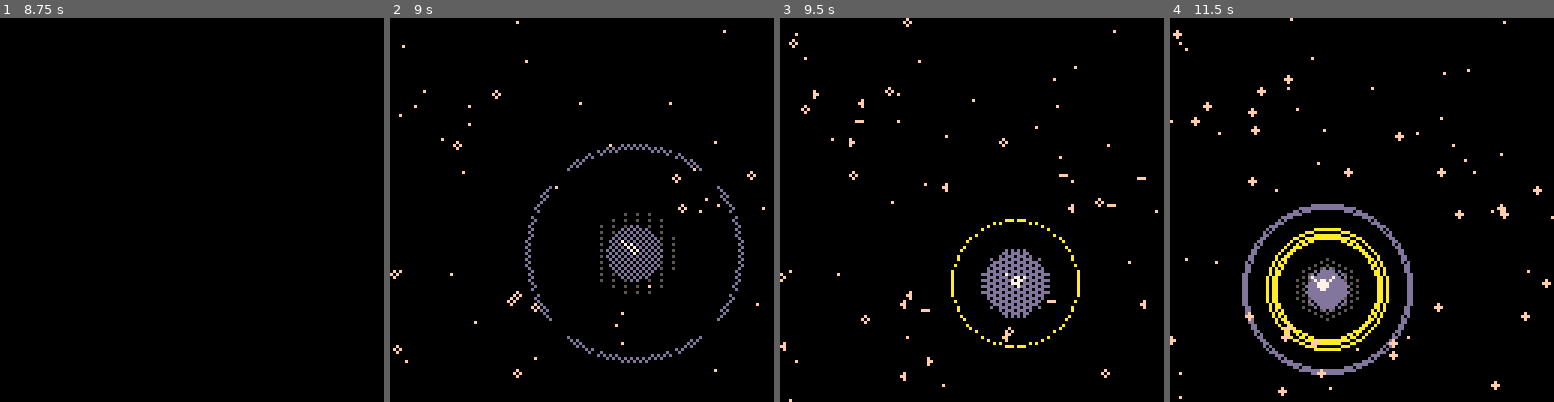
Above: before the commit, frames 1-4 (left to right).
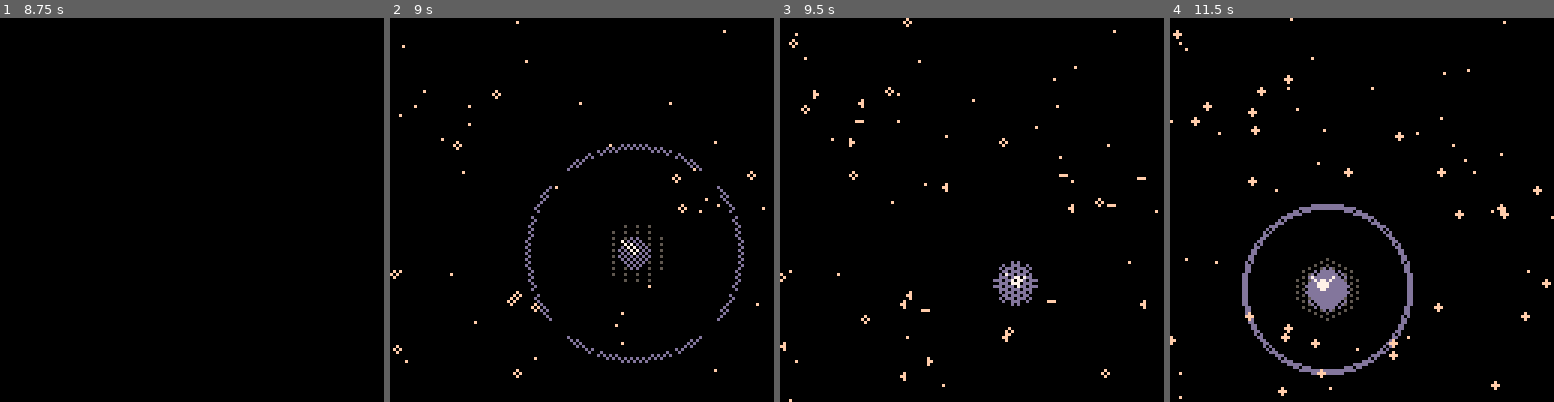
Above: after the commit, the same moments.

Repository: mamoru-miyagawa/pico8_prototypes
Game: PICO-8 cartridge loneliness/loneliness.p8
Same seed, same stepped clock (60 frames per second), same inputs: the game is played once before the commit and once after it.
Inputs:
- Up to frame 1 (8.75 s): tap O (Z key) at 0.33, 0.7, 1.43, 2.22, 3.1, 3.98, 4.87, 5.75, 6.63, 7.52, 8.4 s; tap X (X key) at 1.07, 2.07, 2.4, 2.73, 3.07, 3.4, 3.73, 4.07, 4.4, 4.73, 5.07, 5.4, 5.73, 6.07, 6.4, 6.73, 7.07, 7.4, 7.73, 8.07, 8.4, 8.73 s; hold Left 1.97-2.37 s; hold Down 2.42-2.82 s; hold Right 2.87-3.53 s; hold Up 3.58-4.08 s; hold Right 4.13-4.53 s; hold Down 4.58-5.08 s; hold Left 5.13-5.8 s; hold Up 5.85-6.18 s; hold Left 6.23-6.63 s; hold Down 6.68-7.08 s; hold Right 7.13-7.8 s; hold Up 7.85-8.35 s; hold Right from 8.4 s (still down)
- Up to frame 2 (9 s): release Right at 8.8 s; hold Down from 8.85 s (still down)
- Up to frame 3 (9.5 s): tap X (X key) at 9.07, 9.4 s; tap O (Z key) at 9.28 s; release Down at 9.35 s; hold Left from 9.4 s (still down)
- Up to frame 4 (11.5 s): tap X (X key) every 0.33 s from 9.73 to 11.4 s; release Left at 10.07 s; hold Up 10.12-10.45 s; tap O (Z key) at 10.17, 11.05 s; hold Left 10.5-10.9 s; hold Down 10.95-11.35 s; hold Right from 11.4 s (still down)

Frame 1 is identical in both runs. In frame 2, 0.8% of the frame differs, in the area x 54-75%, y 50-72%; in frame 3, 1.5%; in frame 4, 1.8%, in the area x 25-58%, y 54-87%.

Commit message:
update to cart

Diff:
--- a/loneliness/loneliness.p8
+++ b/loneliness/loneliness.p8
@@ -224,27 +224,31 @@
   call.r+=call_speed
   for n in all(npcs) do
    if not n.stolen and not call.hit[n] then
-    local dx,dy=px-n.x,py-n.y
-    local d=sqrt(dx*dx+dy*dy)
-    if d<=call.r then
-     call.hit[n]=true
-     if n.event and not n.event_done then n.event_done=true spawn_next_chunk() end
-     if n.col==pcol then
-      if not n.att then
-       n.att=true n.att_fc=fc big.sc=0
-       add(rings,{r=8,a=12})
-       sfx(51) --attach chime
-       local att=0 for m in all(npcs) do if m.att and not m.stolen then att+=1 end end
-       set_music_layers(att)
-      end
-     elseif not n.fleeing and d>0.001 then
-      n.fleeing=true
-      local fx,fy=(n.x-px)/d,(n.y-py)/d
-      if fy<0 and abs(fx)<0.001 then fx=1 end
-      local fl=sqrt(fx*fx+fy*fy)
-      if fl>0.001 then fx=fx/fl fy=fy/fl end
-      n.fdx=fx n.fdy=fy
-      sfx(52)
+    -- only hit npcs visible on screen (+margin)
+    local nsy=n.y-cam_y
+    if nsy>-24 and nsy<152 then
+     local dx,dy=px-n.x,py-n.y
+     local d=sqrt(dx*dx+dy*dy)
+     if d<=call.r then
+      call.hit[n]=true
+      if n.event and not n.event_done then n.event_done=true spawn_next_chunk() end
+      if n.col==pcol then
+       if not n.att then
+        n.att=true n.att_fc=fc big.sc=0
+        add(rings,{r=8,a=12})
+        sfx(51) --attach chime
+        local att=0 for m in all(npcs) do if m.att and not m.stolen then att+=1 end end
+        set_music_layers(att)
+       end
+      elseif not n.fleeing and d>0.001 then
+       n.fleeing=true
+       local fx,fy=(n.x-px)/d,(n.y-py)/d
+       if fy<0 and abs(fx)<0.001 then fx=1 end
+       local fl=sqrt(fx*fx+fy*fy)
+       if fl>0.001 then fx=fx/fl fy=fy/fl end
+       n.fdx=fx n.fdy=fy
+       sfx(52)
+      end
      end
     end
    end
@@ -649,10 +653,10 @@
  next_chunk+=1
 end
 
--- editor:plants=[{"x":49,"y":-282,"col":13,"count":1,"event":true}]
+-- editor:plants=[{"x":49,"y":-282,"col":12,"count":1,"event":true}]
 -- npcs (initial block, exported top-level)
 npcs={
- {x=49,y=-282,jx=0,jy=0,att=false,col=13,stolen=false,event=true},
+ {x=49,y=-282,jx=0,jy=0,att=false,col=12,stolen=false,event=true},
 }
 -- big npc (initial block)
 big={done=true}
@@ -664,8 +668,8 @@
 }
 -- ヌ⬆️█ヌ⬆️█ additional chunks (gated sections, spawned on event resolve) ヌ⬆️█ヌ⬆️█
 chunks={}
-chunks[1]={npcs={{x=28,y=-460,col=13,event=false},{x=73,y=-548,col=12,event=false},{x=73,y=-536,col=12,event=false},{x=35,y=-641,col=12,event=false},{x=41,y=-635,col=12,event=false},{x=35,y=-629,col=12,event=false},{x=29,y=-635,col=12,event=false},{x=57,y=-395,col=13,event=false}},flowers={{x=49,y=-754,col=12,used=false,event=true}},grass={{x=40,y=-460},{x=85,y=-542},{x=47,y=-635},{x=69,y=-395}}}
-chunks[2]={npcs={{x=37,y=-867,col=12,event=false},{x=37,y=-855,col=12,event=false},{x=68,y=-963.5,col=12,event=false},{x=36,y=-1088.5,col=12,event=false}},grass={{x=49,y=-861.5},{x=80,y=-963.5},{x=48,y=-1088.5}}}
+chunks[1]={npcs={{x=31,y=-517,col=12,event=false},{x=77,y=-591,col=12,event=false},{x=82,y=-582,col=12,event=false},{x=72,y=-582,col=12,event=false},{x=27,y=-645,col=12,event=false},{x=27,y=-633,col=12,event=false},{x=77,y=-717,col=12,event=false},{x=30,y=-786,col=12,event=false},{x=30,y=-774,col=12,event=false}},flowers={{x=50,y=-871.5,col=12,used=false,event=true}},grass={{x=43,y=-517},{x=89,y=-585},{x=39,y=-639},{x=89,y=-717},{x=42,y=-780}}}
+chunks[2]={npcs={{x=27,y=-1038.25,col=12,event=false},{x=75,y=-1127.25,col=12,event=false},{x=36,y=-1249,col=12,event=false},{x=36,y=-1237,col=12,event=false}},grass={{x=39,y=-1038.25},{x=87,y=-1127.25},{x=48,y=-1243.25}}}
 next_chunk=1
 __gfx__
 00000000000000000000000000000000000000000000000000000000000000b00000000000077000000000000000000000000000000000000000000000000000
